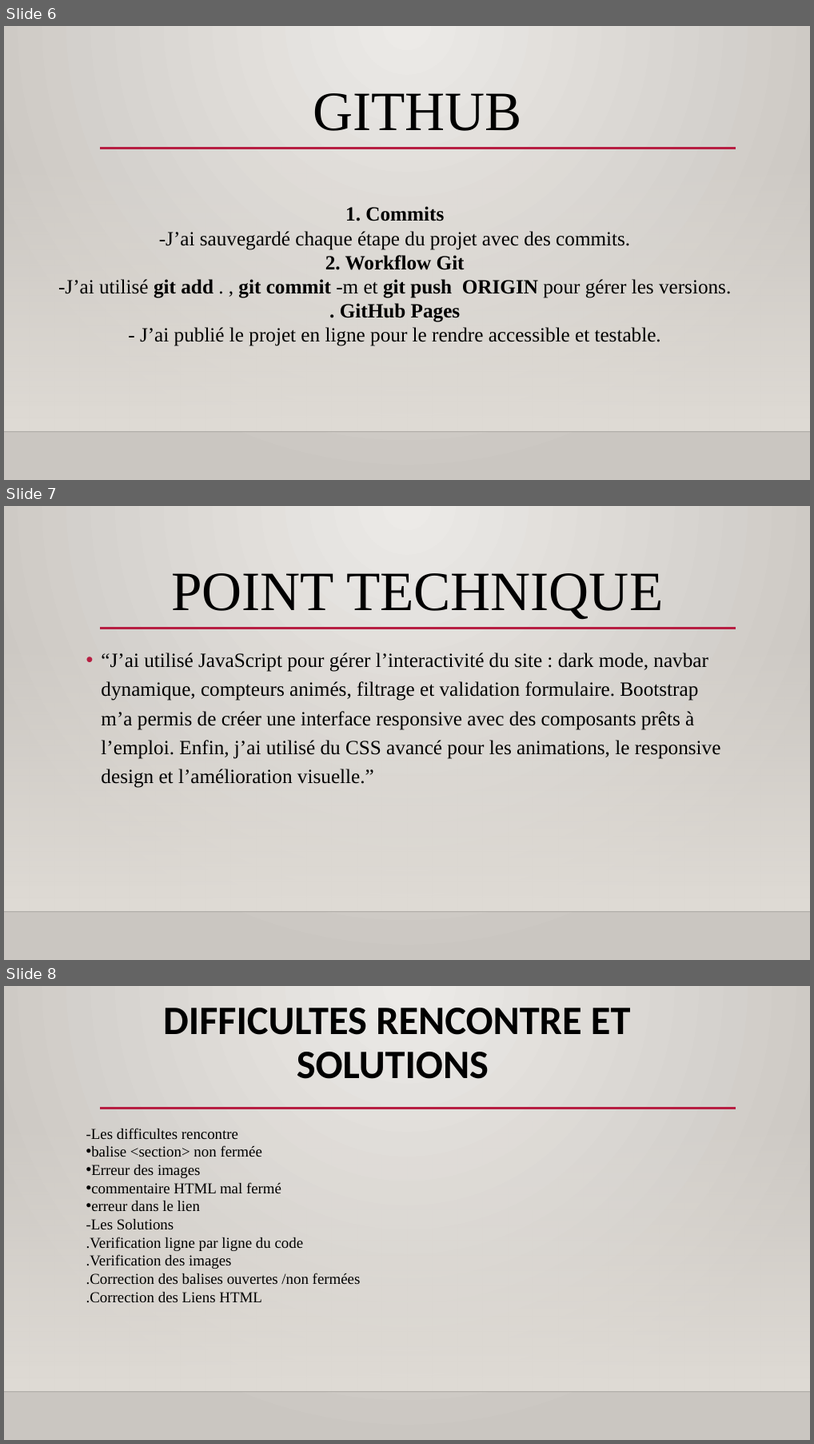
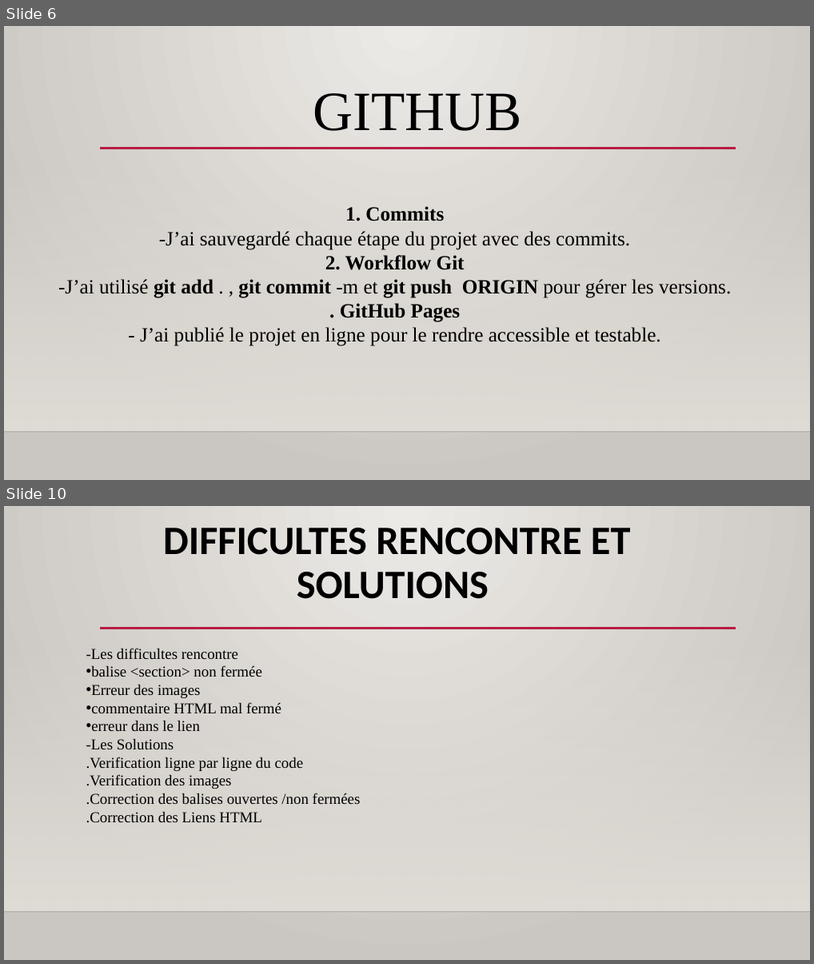
Before and after one commit to diao91627-coder/Aissatou_DIAO_AfriTalent, a slide deck: docs/DIAO_Aissatou_Presentation.pptx. Shown one above the other, each under a label of ours: slides 6, 7 and 8 before the commit, slides 6 and 10 after it; the slides between them are not shown. The pictures are 814x1444 and 814x964 pixels, drawn with LibreOffice and Linux fonts; fonts in the diff are those of the drawing; background and template pictures are left out. Boxes give left, top, right and bottom in pixels: in the first picture for what was removed or moved away, otherwise in the second. Text is boxed around its words. In the diff, an @@ line names an element or a change of style, - is before the commit and + after.

```diff
--- a/docs/DIAO_Aissatou_Presentation.pptx
+++ b/docs/DIAO_Aissatou_Presentation.pptx
@@ slide 7 removed at [4,506,810,960], background gradient #ECEAE7 to #CAC7C1; not listed: 3 template elements that a slide beside it also shows @@
@@ title removed at [171,573,663,620] @@
-POINT TECHNIQUE
@@ text removed at [101,652,722,788] @@
-• “J’ai utilisé JavaScript pour gérer l’interactivité du site : dark mode, navbar dynamique, compteurs animés, filtrage et validation formulaire. Bootstrap m’a permis de créer une interface responsive avec des composants prêts à l’emploi. Enfin, j’ai utilisé du CSS avancé pour les animations, le responsive design et l’amélioration visuelle.”
@@ what was slide 8 is now slide 10 @@
```
Also in this commit, not shown: 2 slides changed, 4 slides added, 2 other files.
